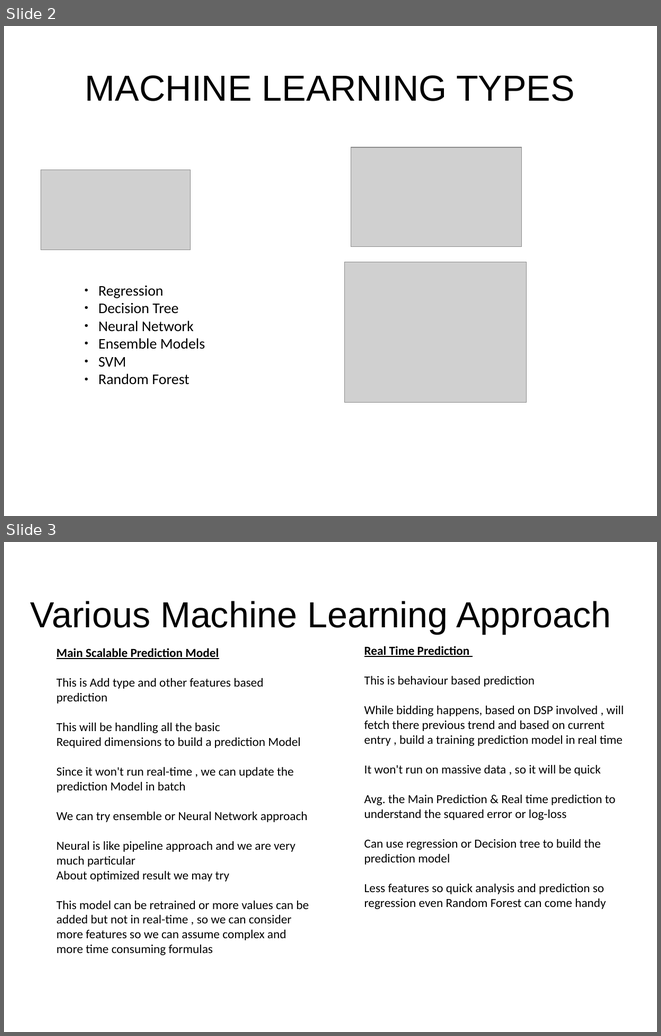
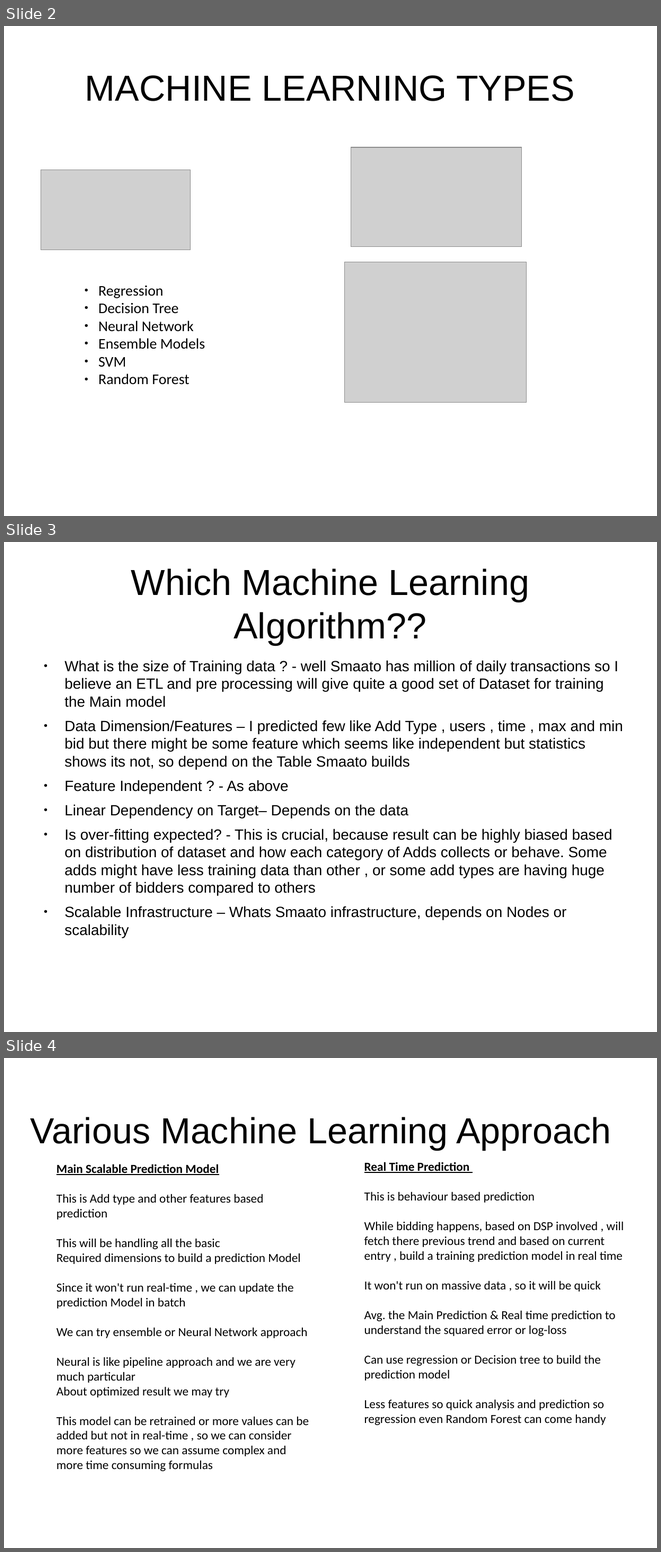
Before and after one commit to abhishek-ch/evolveML, a slide deck: data/smaato.odp. Shown one above the other, each under a label of ours: slides 2 and 3 before the commit, slides 2, 3 and 4 after it. The pictures are 661x1036 and 661x1552 pixels, drawn with LibreOffice and Linux fonts; fonts in the diff are those of the drawing; grey boxes stand for pictures. Boxes give left, top, right and bottom in pixels: in the first picture for what was removed or moved away, otherwise in the second. Text is boxed around its words. In the diff, an @@ line names an element or a change of style, - is before the commit and + after.

Commit message:
Updated What are the factors to consider before applying the ML algo over data

```diff
--- a/data/smaato.odp
+++ b/data/smaato.odp
@@ slide 3 added at [4,542,657,1032], background #FFFFFF @@
@@ title added at [131,568,529,645], 44 pt, text #000000 @@
+Which Machine Learning Algorithm??
@@ text added at [64,660,623,938], 18 pt, text #000000 @@
+● What is the size of Training data ? - well Smaato has million of daily transactions so I believe an ETL and pre processing will give quite a good set of Dataset for training the Main model
+● Data Dimension/Features – I predicted few like Add Type , users , time , max and min bid but there might be some feature which seems like independent but statistics shows its not, so depend on the Table Smaato builds
+● Feature Independent ? - As above
+● Linear Dependency on Target– Depends on the data
+● Is over-fitting expected? - This is crucial, because result can be highly biased based on distribution of dataset and how each category of Adds collects or behave. Some adds might have less training data than other , or some add types are having huge number of bidders compared to others
+● Scalable Infrastructure – Whats Smaato infrastructure, depends on Nodes or scalability
@@ what was slide 3 is now slide 4 @@
```
Also in this commit, not shown: 3 slides changed.
